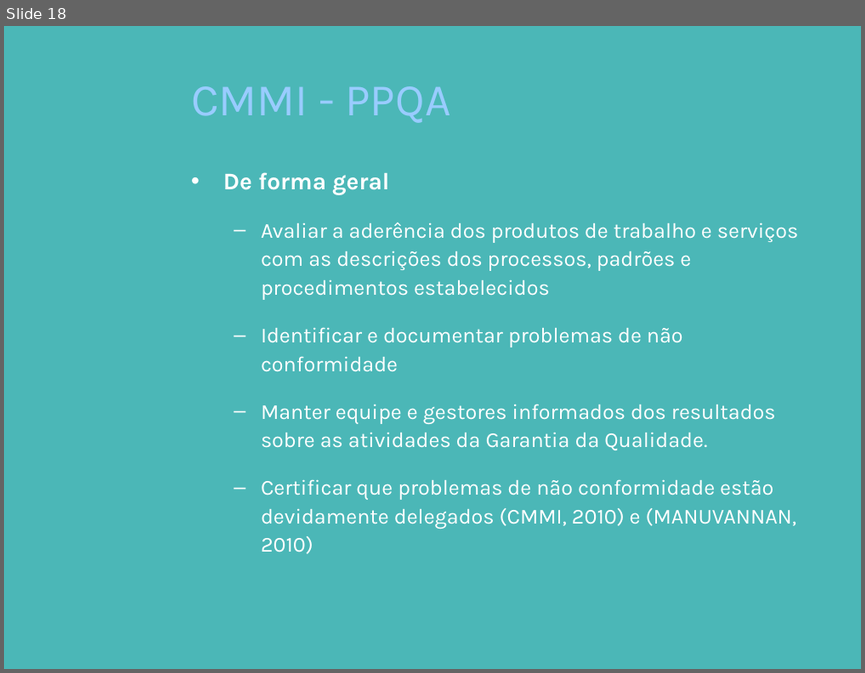
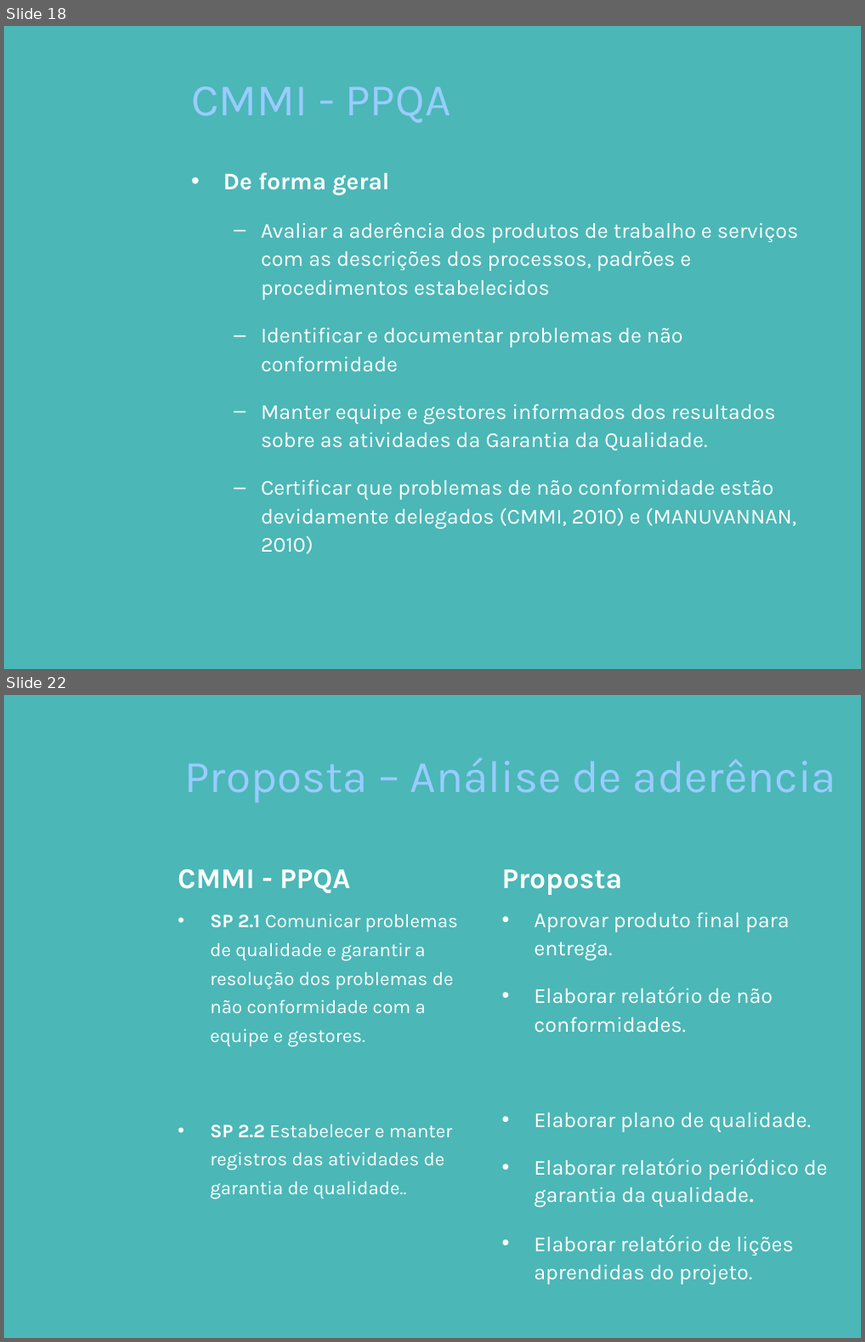
Before and after one commit to pddnew/monografia, a slide deck: presentation/presentation_1.0.0.pptx. Shown one above the other, each under a label of ours: slide 18 before the commit, slides 18 and 22 after it; the slides between them are not shown. The pictures are 865x673 and 865x1342 pixels, drawn with LibreOffice and Linux fonts; fonts in the diff are those of the drawing; background and template pictures are left out. Boxes give left, top, right and bottom in pixels: in the first picture for what was removed or moved away, otherwise in the second. Text is boxed around its words. In the diff, an @@ line names an element or a change of style, - is before the commit and + after.

```diff
--- a/presentation/presentation_1.0.0.pptx
+++ b/presentation/presentation_1.0.0.pptx
@@ slide 22 added at box(4, 695, 861, 1338), background picture (left out) @@
@@ title added at box(184, 758, 836, 802), 38 pt, text #99CCFF @@
+Proposta – Análise de aderência
@@ text added at box(177, 868, 350, 893), 24 pt, text #FFFFFF, bold @@
+CMMI - PPQA
@@ text added at box(502, 869, 623, 895), 24 pt, text #FFFFFF, bold @@
+Proposta
@@ text added at box(210, 913, 458, 1199), 16 pt, text #FFFFFF @@
+• SP 2.1 Comunicar problemas de qualidade e garantir a resolução dos problemas de não conformidade com a equipe e gestores.
+• SP 2.2 Estabelecer e manter registros das atividades de garantia de qualidade..
@@ text added at box(534, 912, 828, 1284), 18 pt, text #FFFFFF @@
+• Aprovar produto final para entrega.
+• Elaborar relatório de não conformidades.
+• Elaborar plano de qualidade.
+• Elaborar relatório periódico de garantia da qualidade.
+• Elaborar relatório de lições aprendidas do projeto.
```
Also in this commit, not shown: 1 slide changed, 4 other slides added, 6 other files.
